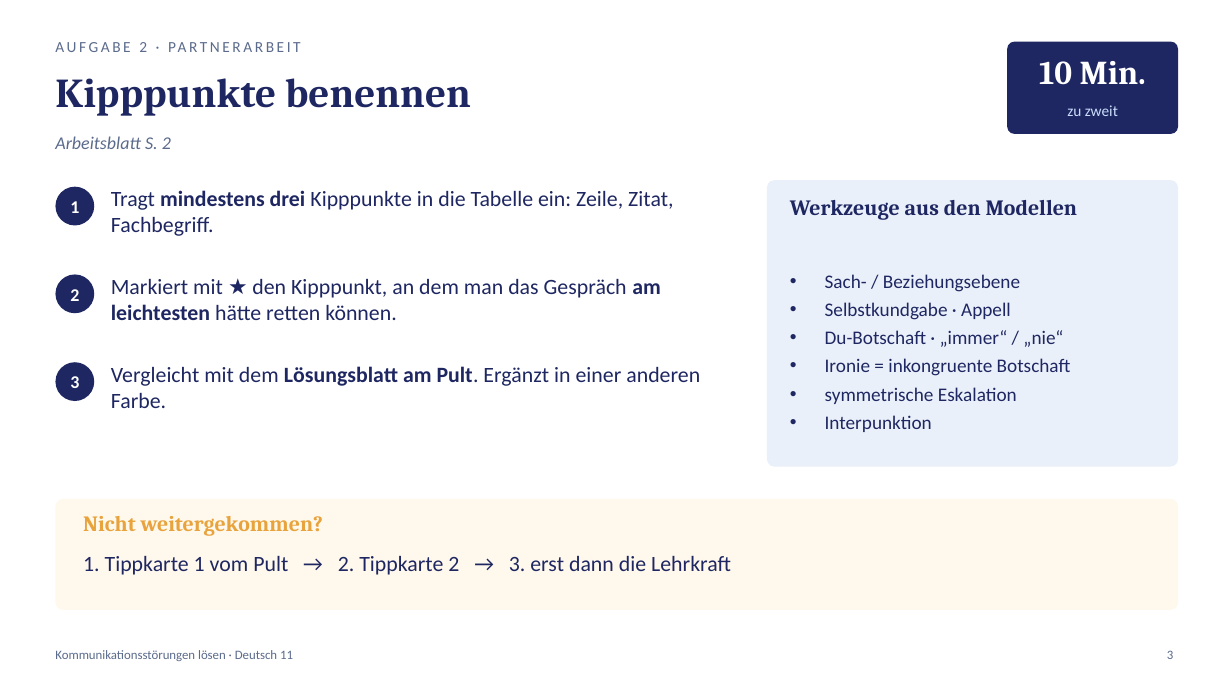
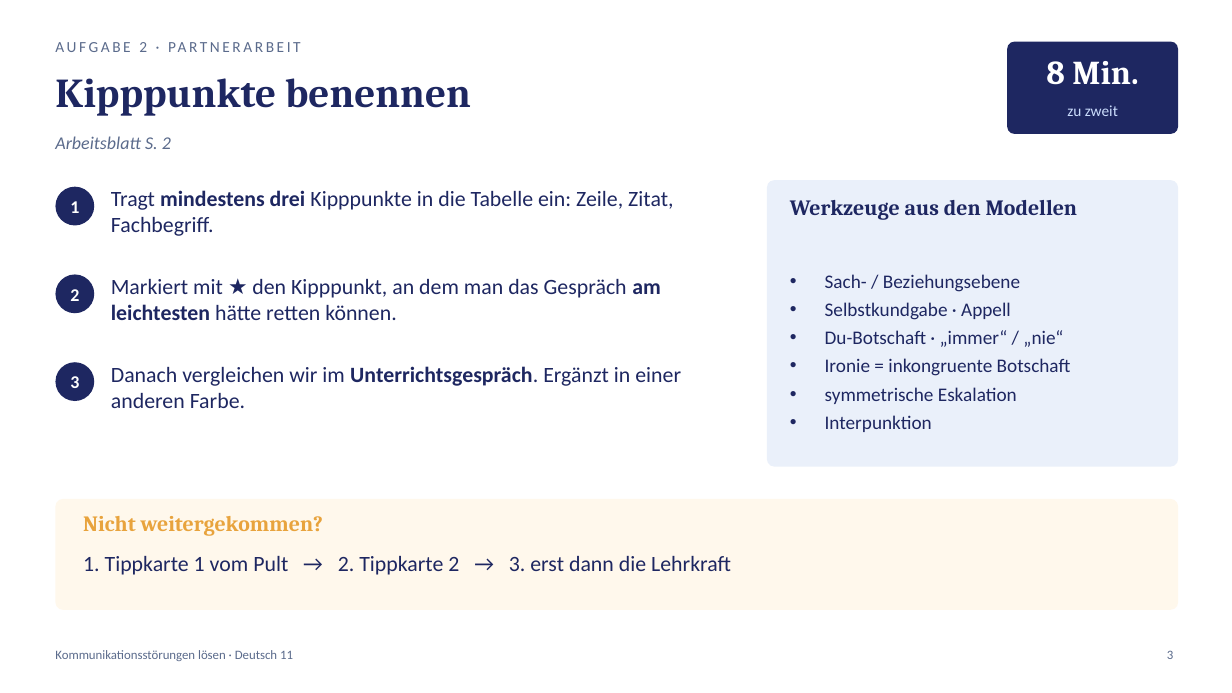
Before and after one commit to golzkonstantin-gif/Schule, a slide deck: slide 3 of Deutsch_11/Kommunikationsstoerungen_loesen/Praesentation_Kommunikationsstoerungen_loesen.pptx. Drawn at 1232x693 pixels with LibreOffice and Linux fonts; fonts in the diff are those of the drawing. Boxes give left, top, right and bottom in pixels: in the first picture for what was removed or moved away, otherwise in the second. Text is boxed around its words. In the diff, an @@ line names an element or a change of style, - is before the commit and + after.

```diff
--- a/Deutsch_11/Kommunikationsstoerungen_loesen/Praesentation_Kommunikationsstoerungen_loesen.pptx
+++ b/Deutsch_11/Kommunikationsstoerungen_loesen/Praesentation_Kommunikationsstoerungen_loesen.pptx
@@ text at [1046, 61, 1138, 85]: text changed @@
-10 Min.
+8 Min.
@@ text at [111, 366, 681, 408]: text changed @@
-Vergleicht mit dem Lösungsblatt am Pult. Ergänzt in einer anderen Farbe.
+Danach vergleichen wir im Unterrichtsgespräch. Ergänzt in einer anderen Farbe.
```
Also in this commit, not shown: 5 other slides changed, 2 slides added, 8 other files.
